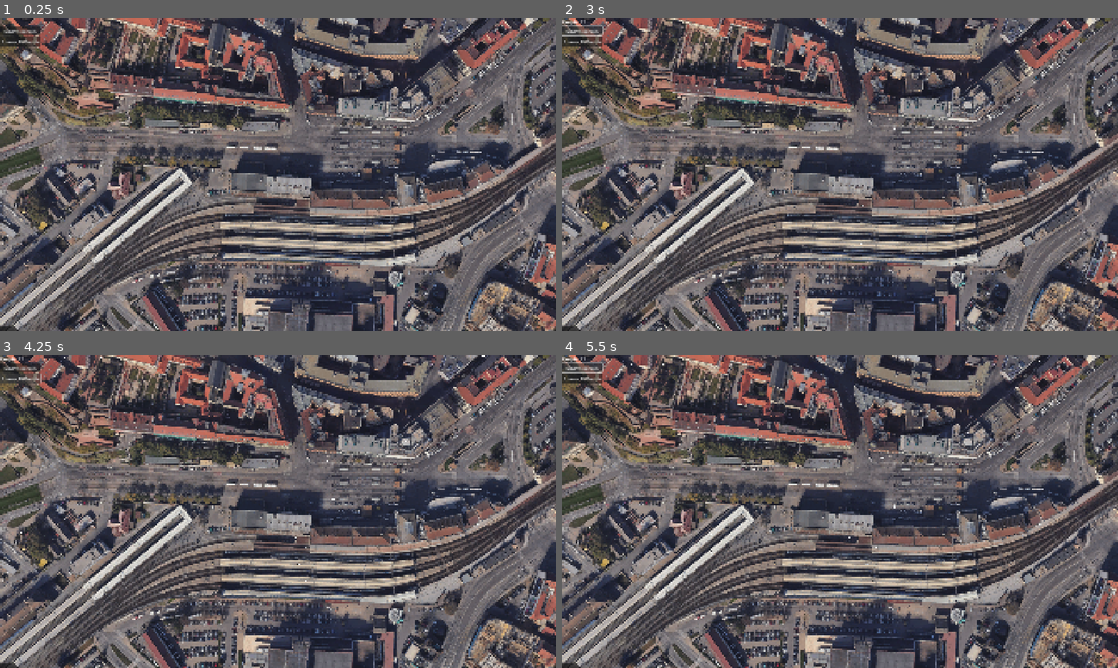
Above: before the commit, frames 1-4 (two rows, left to right).
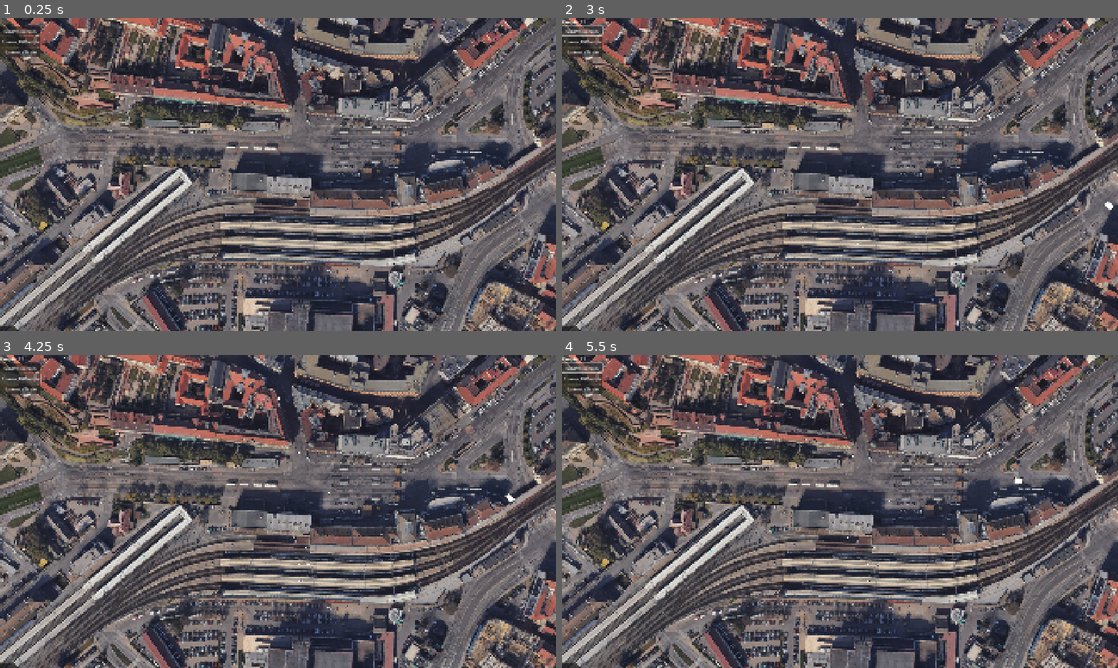
Above: after the commit, the same moments.

Repository: VojtaStruhar/hlavas
Game: Godot game, scene res://Scenes/main.tscn
The game is run twice, just before and just after one commit, with the same random seed, the same clock (stepped at 60 frames per second) and the same inputs.
Inputs (mouse positions are in pixels of both pictures, inside the frame that each line leads up to):
- Up to frame 1 (0.25 s): no input
- Up to frame 2 (3 s): click (584, 52) at 0.5 s, where only the run after the commit has a clickable "Spawn a Train"; click "Spawn person" at 1.25 s; click "Spawn 10 People" at 2 s; click "Spawn person" at 2.75 s
- Up to frame 3 (4.25 s): click "Spawn 10 People" at 3.5 s
- Up to frame 4 (5.5 s): click (584, 389) at 4.25 s, where only the run after the commit has a clickable "Spawn a Train"; click "Spawn person" at 5 s

The runs differ from the first frame. In frame 1, 0.2% of the frame differs, in the area x 0-8%, y 9-13%; in frame 2, 0.2%; in frame 3, 0.3%; in frame 4, 0.3%, in the area x 0-86%, y 1-73%.

Commit message:
Tram slowing down

Diff:
--- a/Scenes/main.tscn
+++ b/Scenes/main.tscn
@@ -1,9 +1,11 @@
-[gd_scene load_steps=48 format=3 uid="uid://dwt8hh41wlhih"]
+[gd_scene load_steps=49 format=3 uid="uid://dwt8hh41wlhih"]
 
 [ext_resource type="Texture2D" uid="uid://buikkxvhvo645" path="res://Assets/brno_google_earth_2.png" id="1_42f77"]
+[ext_resource type="Script" uid="uid://b1gnnulmc0jev" path="res://Scripts/railway.gd" id="4_21xkr"]
 [ext_resource type="PackedScene" uid="uid://cfrdvxst7bm3f" path="res://Scenes/point_of_interest.tscn" id="4_jjvhh"]
 [ext_resource type="PackedScene" uid="uid://bvytrapye3cw8" path="res://Scenes/exit_door.tscn" id="5_kry3j"]
 [ext_resource type="PackedScene" uid="uid://c1dldr3cw2kje" path="res://Scenes/waiting_area.tscn" id="6_6bp64"]
+[ext_resource type="PackedScene" uid="uid://bj6l5nb2bqucp" path="res://Scenes/slow_down.tscn" id="7_6bp64"]
 [ext_resource type="Script" uid="uid://cif27233raih3" path="res://Scripts/station.gd" id="8_344ge"]
 
 [sub_resource type="GDScript" id="GDScript_kry3j"]
@@ -36,31 +38,11 @@
 func _on_spawn_10_people_pressed() -> void:
 	for i in range(10):
 		_on_spawn_person_pressed()
+
+
+func _on_spawn_train_pressed() -> void:
+	TrainManager.deploy_random()
 "
-
-[sub_resource type="Curve2D" id="Curve2D_ri0xk"]
-_data = {
-"points": PackedVector2Array(0, 0, 0, 0, -87, 542, 0, 0, 0, 0, -40, 532, 0, 0, 0, 0, 212, 439, 0, 0, 0, 0, 292, 421, 0, 0, 0, 0, 499, 427)
-}
-point_count = 5
-
-[sub_resource type="Curve2D" id="Curve2D_ma3t8"]
-_data = {
-"points": PackedVector2Array(0, 0, 0, 0, 499, 427, -27.0138, 0.105112, 27.0138, -0.105112, 1031, 440, -30.7978, -0.105112, 30.7978, 0.105112, 1102, 425, 0, 0, 0, 0, 1144, 426, 0, 0, 0, 0, 1350, 428)
-}
-point_count = 5
-
-[sub_resource type="Curve2D" id="Curve2D_dccwy"]
-_data = {
-"points": PackedVector2Array(-62.3661, -0.31498, 62.3661, 0.31498, 1350, 428, -19.6863, 8.66196, 19.6863, -8.66196, 1445, 418, -10.3943, 8.34698, 10.3943, -8.34698, 1519, 370, -19.2138, 15.434, 19.2138, -15.434, 1758, 171, -15.1191, 11.8118, 15.1191, -11.8118, 1821, 113, 0, 0, 0, 0, 2023, -48)
-}
-point_count = 6
-
-[sub_resource type="Curve2D" id="Curve2D_344ge"]
-_data = {
-"points": PackedVector2Array(0, 0, 0, 0, 858, -454, 21.3682, -16.1548, -21.3682, 16.1548, 682, -311, 0, 0, 0, 0, 619, -253, 36.6343, -21.4218, -36.6343, 21.4218, 303, -2, 23.595, -1.24184, -23.595, 1.24184, 235, 12, 0, 0, 0, 0, 0, 12)
-}
-point_count = 6
 
 [sub_resource type="NavigationPolygon" id="NavigationPolygon_gwhlx"]
 vertices = PackedVector2Array(1565.93, 371.797, 1746.82, 204.172, 1739.33, 243.828, 1578.39, 376.797, 247.812, 494.141, …(532 unchanged characters)…
@@ -213,6 +195,21 @@
 [sub_resource type="CircleShape2D" id="CircleShape2D_wsu2k"]
 radius = 15.2971
 
+[sub_resource type="RectangleShape2D" id="RectangleShape2D_ynf5e"]
+size = Vector2(210, 14)
+
+[sub_resource type="RectangleShape2D" id="RectangleShape2D_344ge"]
+size = Vector2(210, 24)
+
+[sub_resource type="RectangleShape2D" id="RectangleShape2D_kry3j"]
+size = Vector2(56, 92)
+
+[sub_resource type="RectangleShape2D" id="RectangleShape2D_21xkr"]
+size = Vector2(398, 18)
+
+[sub_resource type="RectangleShape2D" id="RectangleShape2D_6bp64"]
+size = Vector2(136.014, 73.2761)
+
 [sub_resource type="Curve2D" id="Curve2D_d1ilt"]
 _data = {
 "points": PackedVector2Array(0, 0, 0, 0, 1105, 377, 38.4971, 15.2126, -38.4971, -15.2126, 831, 309, 22.0427, 24.5264, - …(509 unchanged characters)…
@@ -222,17 +219,11 @@
 [sub_resource type="RectangleShape2D" id="RectangleShape2D_hptm8"]
 size = Vector2(20, 14)
 
-[sub_resource type="RectangleShape2D" id="RectangleShape2D_ynf5e"]
-size = Vector2(210, 14)
-
-[sub_resource type="RectangleShape2D" id="RectangleShape2D_344ge"]
-size = Vector2(210, 24)
-
-[sub_resource type="RectangleShape2D" id="RectangleShape2D_kry3j"]
-size = Vector2(56, 92)
-
-[sub_resource type="RectangleShape2D" id="RectangleShape2D_21xkr"]
-size = Vector2(398, 18)
+[sub_resource type="RectangleShape2D" id="RectangleShape2D_d1ilt"]
+size = Vector2(404, 116)
+
+[sub_resource type="RectangleShape2D" id="RectangleShape2D_6iyac"]
+size = Vector2(318, 116)
 
 [node name="Main" type="Node2D"]
 
@@ -253,6 +244,10 @@
 [node name="Spawn10People" type="Button" parent="CanvasLayer/VBoxContainer"]
 layout_mode = 2
 text = "Spawn 10 People"
+
+[node name="SpawnTrain" type="Button" parent="CanvasLayer/VBoxContainer"]
+layout_mode = 2
+text = "Spawn a Train"
 
 [node name="UnderlyingPhoto" type="Node2D" parent="."]
 metadata/_edit_group_ = true
@@ -264,22 +259,6 @@
 
 [node name="Camera2D" type="Camera2D" parent="."]
 anchor_mode = 0
-
-[node name="T1_Hybesova-NoveSady" type="Path2D" parent="."]
-visible = false
-curve = SubResource("Curve2D_ri0xk")
-
-[node name="T1_NoveSady-Nadrazi" type="Path2D" parent="."]
-visible = false
-curve = SubResource("Curve2D_ma3t8")
-
-[node name="T1_Nadrazi-Malinak" type="Path2D" parent="."]
-visible = false
-curve = SubResource("Curve2D_dccwy")
-
-[node name="Malinak-Hlavas" type="Path2D" parent="."]
-position = Vector2(1152, 400)
-curve = SubResource("Curve2D_344ge")
 
 [node name="Links" type="Node2D" parent="."]
 
@@ -763,34 +742,6 @@
 [node name="ExitDoor2" parent="Shops/Katedrala" instance=ExtResource("5_kry3j")]
 position = Vector2(157, -42)
 
-[node name="T12_Vlhka-Silingrak" type="Path2D" parent="."]
-position = Vector2(1152, 400)
-curve = SubResource("Curve2D_d1ilt")
-
-[node name="Station_Top_West" type="Node2D" parent="."]
-position = Vector2(1152, 400)
-script = ExtResource("8_344ge")
-
-[node name="TrainChecker" type="Area2D" parent="Station_Top_West"]
-position = Vector2(0, 11)
-collision_layer = 0
-collision_mask = 4
-
-[node name="CollisionShape2D" type="CollisionShape2D" parent="Station_Top_West/TrainChecker"]
-shape = SubResource("RectangleShape2D_hptm8")
-
-[node name="Station_Top_East" type="Node2D" parent="."]
-position = Vector2(1346, 439)
-script = ExtResource("8_344ge")
-
-[node name="TrainChecker" type="Area2D" parent="Station_Top_East"]
-position = Vector2(0, -12)
-collision_layer = 0
-collision_mask = 4
-
-[node name="CollisionShape2D" type="CollisionShape2D" parent="Station_Top_East/TrainChecker"]
-shape = SubResource("RectangleShape2D_hptm8")
-
 [node name="Hlavas_Salina1" parent="." instance=ExtResource("6_6bp64")]
 position = Vector2(1152, 400)
 
@@ -800,6 +751,7 @@
 
 [node name="Hlavas_Salina2" parent="." instance=ExtResource("6_6bp64")]
 position = Vector2(1155, 447)
+capacity = 60
 
 [node name="CollisionShape2D" type="CollisionShape2D" parent="Hlavas_Salina2"]
 position = Vector2(95, 0)
@@ -859,5 +811,41 @@
 rotation = -0.706387
 shape = SubResource("RectangleShape2D_21xkr")
 
+[node name="Park" parent="." instance=ExtResource("6_6bp64")]
+position = Vector2(363, 92)
+capacity = 20
+
+[node name="CollisionShape2D" type="CollisionShape2D" parent="Park"]
+rotation = -1.27591
+shape = SubResource("RectangleShape2D_6bp64")
+
+[node name="T12_Vlhka-Silingrak" type="Path2D" parent="."]
+position = Vector2(1152, 400)
+curve = SubResource("Curve2D_d1ilt")
+script = ExtResource("4_21xkr")
+
+[node name="Station_Top_West" type="Node2D" parent="."]
+position = Vector2(1152, 411)
+script = ExtResource("8_344ge")
+
+[node name="TrainChecker" type="Area2D" parent="Station_Top_West"]
+collision_layer = 0
+collision_mask = 4
+
+[node name="CollisionShape2D" type="CollisionShape2D" parent="Station_Top_West/TrainChecker"]
+shape = SubResource("RectangleShape2D_hptm8")
+
+[node name="SlowDown" parent="." instance=ExtResource("7_6bp64")]
+visible = false
+position = Vector2(1267, 445)
+
+[node name="Hlavas" type="CollisionShape2D" parent="SlowDown"]
+shape = SubResource("RectangleShape2D_d1ilt")
+
+[node name="NoveSady" type="CollisionShape2D" parent="SlowDown"]
+position = Vector2(-856, -19)
+shape = SubResource("RectangleShape2D_6iyac")
+
 [connection signal="pressed" from="CanvasLayer/VBoxContainer/SpawnPerson" to="CanvasLayer" method="_on_spawn_person_pressed"]
 [connection signal="pressed" from="CanvasLayer/VBoxContainer/Spawn10People" to="CanvasLayer" method="_on_spawn_10_people_pressed"]
+[connection signal="pressed" from="CanvasLayer/VBoxContainer/SpawnTrain" to="CanvasLayer" method="_on_spawn_train_pressed"]
--- /dev/null
+++ b/Scenes/salina.tscn
@@ -0,0 +1,23 @@
+[gd_scene load_steps=4 format=3 uid="uid://ckvg3qcsrljon"]
+
+[ext_resource type="Script" uid="uid://d3wi5ks1jrku1" path="res://Scripts/train.gd" id="1_hxn8i"]
+[ext_resource type="Texture2D" uid="uid://v5ao2pigmcb1" path="res://Assets/wagon.png" id="2_eax12"]
+
+[sub_resource type="CircleShape2D" id="CircleShape2D_eax12"]
+
+[node name="Salina" type="PathFollow2D"]
+script = ExtResource("1_hxn8i")
+
+[node name="Sprite2D" type="Sprite2D" parent="."]
+position = Vector2(16, 20)
+texture = ExtResource("2_eax12")
+
+[node name="Area2D" type="Area2D" parent="."]
+collision_layer = 4
+collision_mask = 4
+
+[node name="CollisionShape2D" type="CollisionShape2D" parent="Area2D"]
+shape = SubResource("CircleShape2D_eax12")
+
+[connection signal="area_entered" from="Area2D" to="." method="_on_area_2d_area_entered"]
+[connection signal="area_exited" from="Area2D" to="." method="_on_area_2d_area_exited"]
--- /dev/null
+++ b/Scenes/slow_down.tscn
@@ -0,0 +1,9 @@
+[gd_scene load_steps=2 format=3 uid="uid://bj6l5nb2bqucp"]
+
+[ext_resource type="Script" uid="uid://b35uk0psokflm" path="res://Scripts/slow_down.gd" id="1_dg2sd"]
+
+[node name="SlowDown" type="Area2D"]
+collision_layer = 4
+collision_mask = 0
+script = ExtResource("1_dg2sd")
+slow_speed = 5.0
--- /dev/null
+++ b/Scripts/TrainManager.gd
@@ -0,0 +1,17 @@
+extends Node
+
+const SALINA = preload("res://Scenes/salina.tscn")
+
+var _rails: Array[Node2D] = []
+
+var people_balance = 0;
+
+func register(railway: Node2D) -> void:
+	_rails.append(railway)
+
+func deploy_random() -> void:
+	var salina = SALINA.instantiate()
+	salina.people_inside = 20
+	var rails = _rails.pick_random() as Node2D
+	rails.add_child(salina)
+	print("Spawned train with ", salina.people_inside, " people onto ", rails.name)
--- /dev/null
+++ b/Scripts/railway.gd
@@ -0,0 +1,6 @@
+@icon("res://Assets/rails_icon.png")
+class_name Railway extends Path2D
+
+
+func _ready() -> void:
+	TrainManager.register(self)
--- /dev/null
+++ b/Scripts/slow_down.gd
@@ -0,0 +1,4 @@
+@icon("res://Assets/snail_icon.png")
+class_name SlowDownArea extends Area2D
+
+@export var slow_speed: float = 10
--- a/Scripts/station.gd
+++ b/Scripts/station.gd
@@ -2,6 +2,8 @@
 class_name Station extends Node2D
 
 @export var waiting_area: WaitingArea
+@export_range(0, 1, 0.01) var get_in_ratio: float = 0.5
+@export_range(0, 1, 0.01) var get_out_ratio: float = 0.5
 
 @onready var train_checker: Area2D = $TrainChecker
 
--- a/Scripts/train.gd
+++ b/Scripts/train.gd
@@ -2,47 +2,37 @@
 class_name Train extends PathFollow2D
 
 
-@export var tracks: Array[Path2D]
+const MAX_SPEED = 15
 
-const MAX_SPEED = 2
-
-var current_track_index = 0
-var current_track: Path2D = null
-
+var current_speed = 0
+var people_inside = 0
 
 func _ready() -> void:
 	loop = false
-	start.call_deferred()
+	progress_ratio = 0
+	current_speed = MAX_SPEED
 
-func start() -> void:
-	current_track_index = 0
-	current_track = tracks[current_track_index]
-	reparent(current_track, false)
-	progress_ratio = 0
-
-	print(current_track.curve.sample_baked(-0.1))
-	print(current_track.curve.sample_baked(0))
-	print(current_track.curve.sample_baked(0.1))
 
 func _process(delta: float) -> void:
-	progress_ratio += get_speed() * delta
+	progress += get_speed() * delta
 
 	if progress_ratio >= 1:
-		next_track()
-
-func next_track() -> void:
-	current_track_index += 1
-
-	if current_track_index >= tracks.size():
-		print("Tram finished!")
+		print("Freeing a train with ", people_inside, " people inside!")
 		queue_free()
-		return
-
-	current_track = tracks[current_track_index]
-	print("Next track!", current_track.name)
-	reparent(current_track, false)
-	progress_ratio = 0
 
 
 func get_speed() -> float:
-	return max(sin(progress_ratio * PI), 0.01)
+	const KMH = 3.6 * 3  # 1m is about 3px here
+	return current_speed * KMH
+
+
+func _on_area_2d_area_entered(area: Area2D) -> void:
+	if area is SlowDownArea:
+		var t = create_tween()
+		t.tween_property(self, "current_speed", area.slow_speed, 1.0)
+
+
+func _on_area_2d_area_exited(area: Area2D) -> void:
+	if area is SlowDownArea:
+		var t = create_tween()
+		t.tween_property(self, "current_speed", MAX_SPEED, 1.0)
--- a/project.godot
+++ b/project.godot
@@ -18,6 +18,7 @@
 [autoload]
 
 PlacesManager="*res://Scripts/PlacesManager.gd"
+TrainManager="*res://Scripts/TrainManager.gd"
 
 [display]
 
Binary file added: Assets/snail_icon.png
Not shown, added: Assets/snail_icon.png.import
Not shown, added: Scripts/TrainManager.gd.uid
Not shown, added: Scripts/railway.gd.uid
Not shown, added: Scripts/slow_down.gd.uid
